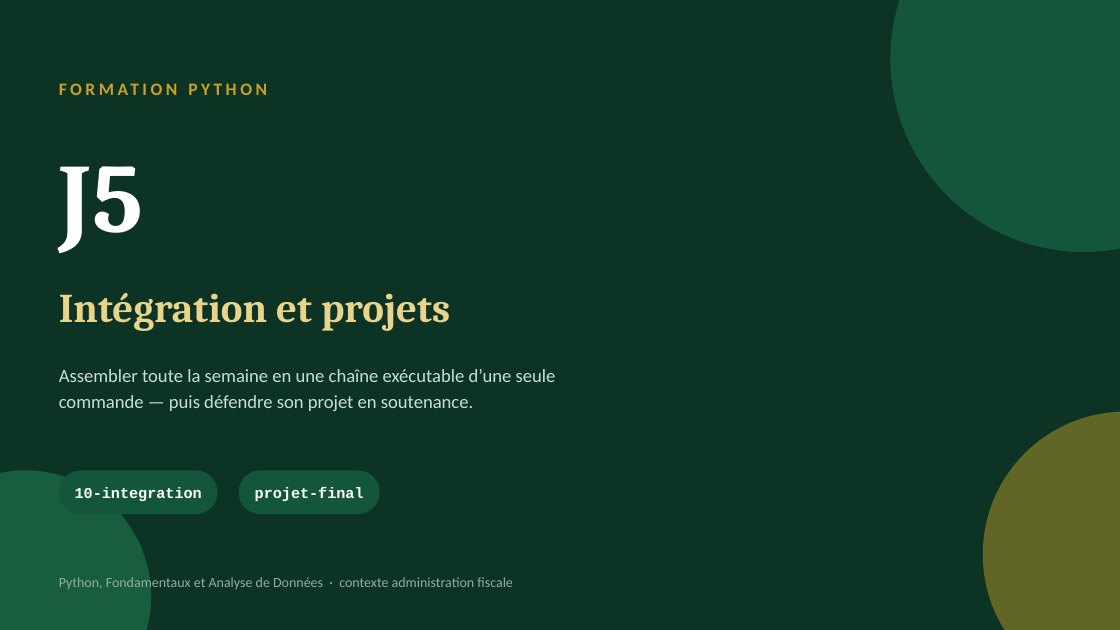
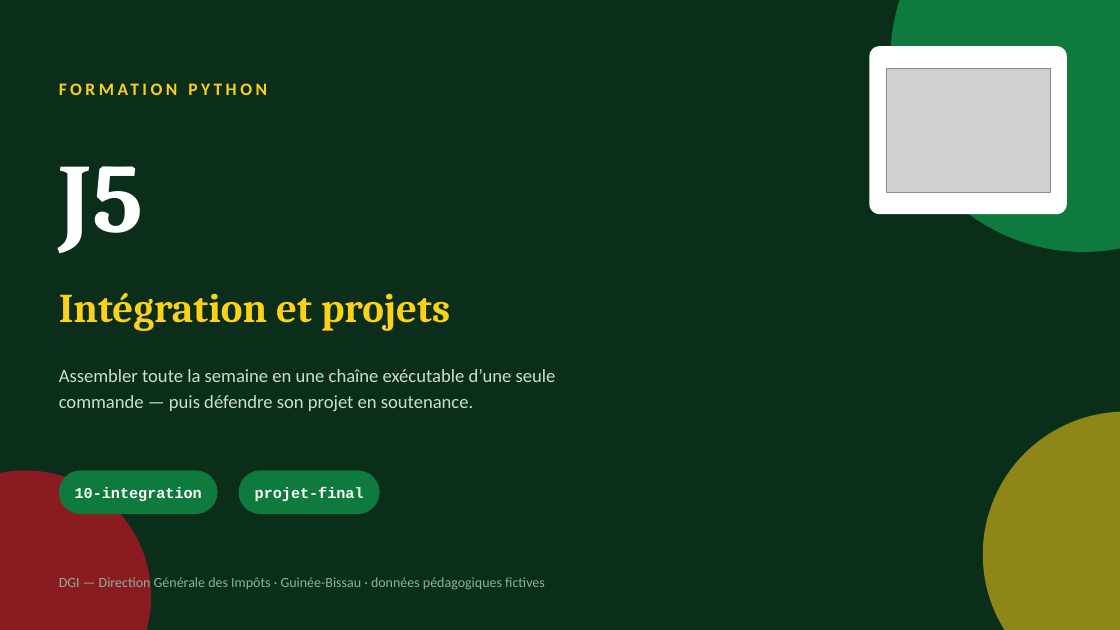
Before and after one commit to sogui/formation-python, a slide deck: slide 1 of slides/sources/J5-integration-projet.pptx. Drawn at 1120x630 pixels with LibreOffice and Linux fonts; fonts in the diff are those of the drawing; grey boxes stand for pictures. Boxes give left, top, right and bottom in pixels: in the first picture for what was removed or moved away, otherwise in the second. Text is boxed around its words. In the diff, an @@ line names an element or a change of style, - is before the commit and + after.

Commit message:
Guinée-Bissau (DGI) : correction géographique + nouveau design des slides
- Régions et secteurs de Guinée-Bissau (Bissau, Bafatá, Gabú, Cacheu…)
- Noms bissau-guinéens, téléphones 95/96/97, montants en FCFA
- Slides : palette drapeau (rouge/jaune/vert), logo DGI en couverture
  et en en-tête de chaque slide

```diff
--- a/slides/sources/J5-integration-projet.pptx
+++ b/slides/sources/J5-integration-projet.pptx
@@ background #0D3325 to #0A2E1A @@
@@ rounded rectangle added at bbox=[870, 46, 1067, 214], fill #FFFFFF @@
@@ text "FORMATION PYTHON" at bbox=[59, 71, 731, 105]: text colour #C9A227 to #FCD116 @@
@@ picture added at bbox=[886, 68, 1050, 192] @@
@@ text "Intégration et projets" at bbox=[59, 293, 450, 331]: text colour #E8D48A to #FCD116 @@
@@ ellipse at bbox=[983, 412, 1120, 630]: fill #C9A227 at 45% opacity to #FCD116 at 55% opacity @@
@@ ellipse at bbox=[0, 471, 151, 630]: fill #1E7A50 at 60% opacity to #CE1126 at 65% opacity @@
@@ fill #14563C to #0E7A3D in 3 elements at bbox=[891, 0, 1120, 252], bbox=[59, 471, 218, 514], bbox=[239, 471, 380, 514] @@
@@ text at bbox=[59, 575, 545, 590]: text changed @@
-Python, Fondamentaux et Analyse de Données · contexte administration fiscale
+DGI — Direction Générale des Impôts · Guinée-Bissau · données pédagogiques fictives
```
Also in this commit, not shown: 9 other slides changed, 29 other files.
